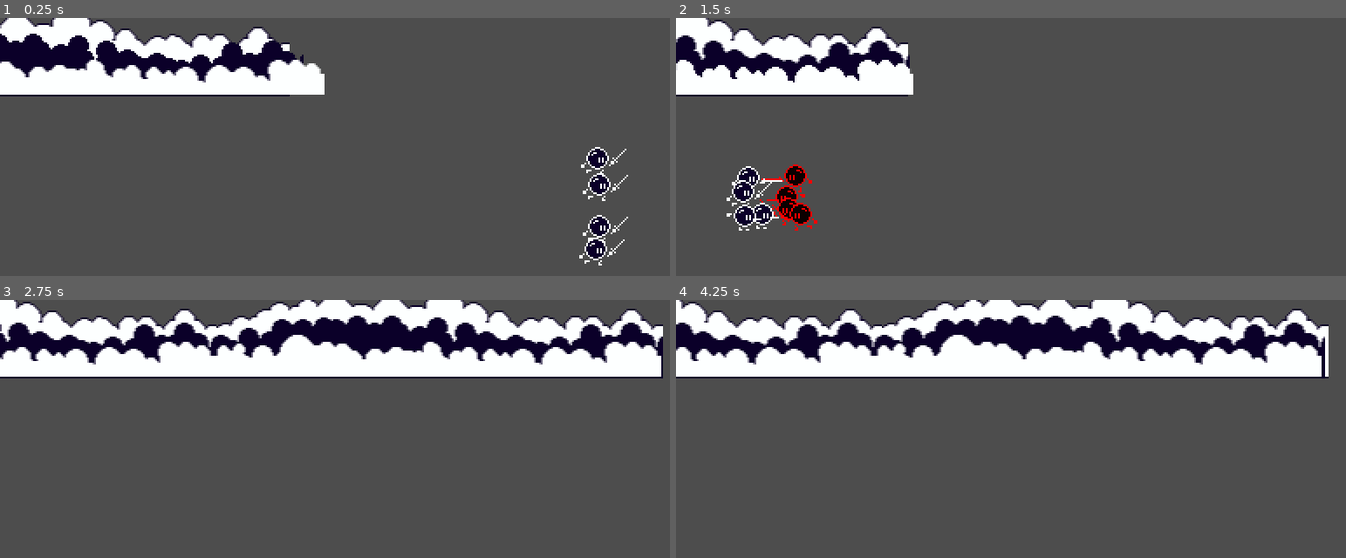
Above: before the commit, frames 1-4 (two rows, left to right).
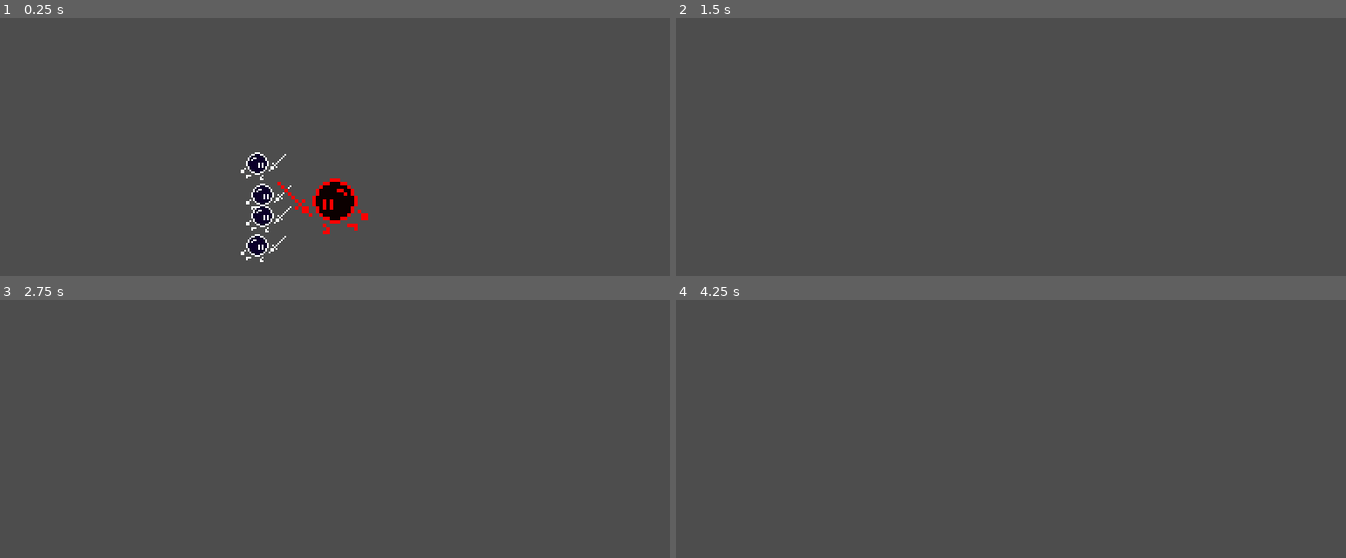
Above: after the commit, the same moments.

Repository: haztro/bubble-game
Game: Godot game, scene res://world/world.tscn
Same seed, same stepped clock (60 frames per second), same inputs: the game is played once before the commit and once after it. This scene is started directly instead of the project's main scene.
Inputs:
- Up to frame 1 (0.25 s): no input
- Up to frame 2 (1.5 s): hold Right (ui_right) 0.53-1.28 s; hold Left (ui_left) from 1.28 s (still down)
- Up to frame 3 (2.75 s): release Left (ui_left) at 2.03 s; hold Right (ui_right) from 2.03 s (still down)
- Up to frame 4 (4.25 s): release Right (ui_right) at 3.53 s; hold Left (ui_left) from 3.53 s (still down)

The runs differ from the first frame. In frame 1, 15% of the frame differs, in the area x 0-94%, y 0-96%; in frame 2, 11%; in frame 3, 26%, in the area x 0-99%, y 0-31%; in frame 4, 25%.

Commit message:
bubble split

Diff:
--- a/game.gd
+++ b/game.gd
@@ -4,7 +4,7 @@
 const ACCELERATION: float = 0.5
 const FRICTION: float = 0.2
 const ATTACK_DISTANCE: float = 20
-const ATTACK_RADIUS_SQR: float = 10
+const ATTACK_RADIUS_SQR: float = 20
 
 var bubbles = {}
 var bubble_id: int = 0
--- a/project.godot
+++ b/project.godot
@@ -30,6 +30,7 @@
 bubble=""
 enemy=""
 human=""
+world=""
 
 [rendering]
 
--- a/units/bubble.gd
+++ b/units/bubble.gd
@@ -4,6 +4,7 @@
 
 @export var speed: float = 50.0
 @export var damage: float = 0.5
+@export_enum('small', 'medium', 'large') var bubble_size = 'small'
 @export var is_enemy: bool = false
 
 @onready var _sprite = get_node("Sprite2D")
@@ -52,6 +53,21 @@
 func die():
 	_fsm.set_process_mode(Node.PROCESS_MODE_DISABLED)
 	anim_player.play("death")
+	var offset1 = position + Vector2(randi_range(-3, 3), randf_range(-3, 3))
+	var offset2 = position + Vector2(randi_range(-3, 3), randf_range(-3, 3))
+
+	match bubble_size:
+		'small':
+			pass
+		'medium':
+
+			get_tree().get_first_node_in_group("world").spawn_bubble(offset1 , "small", is_in_group("enemy"))
+			get_tree().get_first_node_in_group("world").spawn_bubble(offset2, "small", is_in_group("enemy"))
+		'large':
+			get_tree().get_first_node_in_group("world").spawn_bubble(offset1, "medium", is_in_group("enemy"))
+			get_tree().get_first_node_in_group("world").spawn_bubble(offset2, "medium", is_in_group("enemy"))
+
+
 	await anim_player.animation_finished
 	queue_free()
 
--- a/units/bubble.tscn
+++ b/units/bubble.tscn
@@ -8,8 +8,117 @@
 [ext_resource type="Script" path="res://units/states/state_search.gd" id="5_kbu8d"]
 [ext_resource type="Script" path="res://units/states/state_attack.gd" id="6_gvci1"]
 
+[sub_resource type="Animation" id="Animation_a7tb7"]
+resource_name = "idle"
+length = 0.6
+loop_mode = 1
+step = 0.2
+tracks/0/type = "value"
+tracks/0/imported = false
+tracks/0/enabled = true
+tracks/0/path = NodePath("Sprite2D:frame")
+tracks/0/interp = 1
+tracks/0/loop_wrap = true
+tracks/0/keys = {
+"times": PackedFloat32Array(0, 0.2, 0.4, 0.6),
+"transitions": PackedFloat32Array(1, 1, 1, 1),
+"update": 1,
+"values": [0, 1, 2, 3]
+}
+
+[sub_resource type="Animation" id="Animation_8u8e5"]
+length = 0.001
+tracks/0/type = "value"
+tracks/0/imported = false
+tracks/0/enabled = true
+tracks/0/path = NodePath("Sprite2D:frame")
+tracks/0/interp = 1
+tracks/0/loop_wrap = true
+tracks/0/keys = {
+"times": PackedFloat32Array(0),
+"transitions": PackedFloat32Array(1),
+"update": 1,
+"values": [0]
+}
+
+[sub_resource type="Animation" id="Animation_3jxfg"]
+resource_name = "walk"
+length = 0.6
+loop_mode = 1
+step = 0.1
+tracks/0/type = "value"
+tracks/0/imported = false
+tracks/0/enabled = true
+tracks/0/path = NodePath("Sprite2D:frame")
+tracks/0/interp = 1
+tracks/0/loop_wrap = true
+tracks/0/keys = {
+"times": PackedFloat32Array(0, 0.1, 0.2, 0.3, 0.4, 0.5),
+"transitions": PackedFloat32Array(1, 1, 1, 1, 1, 1),
+"update": 1,
+"values": [4, 5, 6, 7, 8, 9]
+}
+
+[sub_resource type="Animation" id="Animation_3y762"]
+resource_name = "attack"
+length = 0.7
+loop_mode = 1
+step = 0.1
+tracks/0/type = "value"
+tracks/0/imported = false
+tracks/0/enabled = true
+tracks/0/path = NodePath("Sprite2D:frame")
+tracks/0/interp = 1
+tracks/0/loop_wrap = true
+tracks/0/keys = {
+"times": PackedFloat32Array(0, 0.1, 0.2, 0.3, 0.4, 0.5, 0.6),
+"transitions": PackedFloat32Array(1, 1, 1, 1, 1, 1, 1),
+"update": 1,
+"values": [10, 11, 12, 13, 14, 15, 16]
+}
+tracks/1/type = "method"
+tracks/1/imported = false
+tracks/1/enabled = true
+tracks/1/path = NodePath(".")
+tracks/1/interp = 1
+tracks/1/loop_wrap = true
+tracks/1/keys = {
+"times": PackedFloat32Array(0.4),
+"transitions": PackedFloat32Array(1),
+"values": [{
+"args": [],
+"method": &"attack"
+}]
+}
+
+[sub_resource type="Animation" id="Animation_0nahq"]
+resource_name = "death"
+length = 0.4
+step = 0.05
+tracks/0/type = "value"
+tracks/0/imported = false
+tracks/0/enabled = true
+tracks/0/path = NodePath("Sprite2D:frame")
+tracks/0/interp = 1
+tracks/0/loop_wrap = true
+tracks/0/keys = {
+"times": PackedFloat32Array(0, 0.05, 0.1, 0.15, 0.2, 0.25, 0.3, 0.35),
+"transitions": PackedFloat32Array(1, 1, 1, 1, 1, 1, 1, 1),
+"update": 1,
+"values": [17, 18, 19, 20, 21, 22, 23, 34]
+}
+
+[sub_resource type="AnimationLibrary" id="AnimationLibrary_t5oi4"]
+_data = {
+"RESET": SubResource("Animation_8u8e5"),
+"attack": SubResource("Animation_3y762"),
+"death": SubResource("Animation_0nahq"),
+"idle": SubResource("Animation_a7tb7"),
+"walk": SubResource("Animation_3jxfg")
+}
+
 [sub_resource type="CircleShape2D" id="CircleShape2D_jok2q"]
-radius = 4.0
+radius = 5.0
 
 [node name="bubble" type="CharacterBody2D" groups=["bubble"]]
 script = ExtResource("1_gf67b")
@@ -43,6 +152,10 @@
 move_state = NodePath("../StateMove")
 
 [node name="AnimationPlayer" type="AnimationPlayer" parent="."]
+libraries = {
+"": SubResource("AnimationLibrary_t5oi4")
+}
 
 [node name="CollisionShape2D" type="CollisionShape2D" parent="."]
+position = Vector2(0, 2)
 shape = SubResource("CircleShape2D_jok2q")
--- /dev/null
+++ b/units/bubble_large.tscn
@@ -0,0 +1,11 @@
+[gd_scene load_steps=3 format=3 uid="uid://cf7ldb8ee2b6m"]
+
+[ext_resource type="PackedScene" uid="uid://568kua6fped3" path="res://units/bubble.tscn" id="1_85i1e"]
+[ext_resource type="Texture2D" uid="uid://buqjjmghoic2u" path="res://assets/characters/bubble-big-Sheet.png" id="2_vfhwh"]
+
+[node name="bubble_large" instance=ExtResource("1_85i1e")]
+bubble_size = "large"
+
+[node name="Sprite2D" parent="." index="0"]
+position = Vector2(0, -11)
+texture = ExtResource("2_vfhwh")
--- /dev/null
+++ b/units/bubble_medium.tscn
@@ -0,0 +1,11 @@
+[gd_scene load_steps=3 format=3 uid="uid://cirm8f55t1yoy"]
+
+[ext_resource type="PackedScene" uid="uid://568kua6fped3" path="res://units/bubble.tscn" id="1_nw35p"]
+[ext_resource type="Texture2D" uid="uid://chmt4xdbeo0pk" path="res://assets/characters/bubble-medium-Sheet.png" id="2_wxdy8"]
+
+[node name="bubble_medium" instance=ExtResource("1_nw35p")]
+bubble_size = "medium"
+
+[node name="Sprite2D" parent="." index="0"]
+position = Vector2(0, -6)
+texture = ExtResource("2_wxdy8")
--- a/units/states/state_attack.gd
+++ b/units/states/state_attack.gd
@@ -16,6 +16,7 @@
 func process(delta):
 	if _entity.target != null:
 		if _entity.position.distance_squared_to(_entity.destination) > Game.ATTACK_RADIUS_SQR:
+			await _entity.anim_player.animation_finished
 			_fsm.set_state(move_state.name)
 	else:
 		_fsm.set_state(search_state.name)
--- a/units/states/state_search.gd
+++ b/units/states/state_search.gd
@@ -20,8 +20,10 @@
 	elif _entity.is_in_group("human"):
 		enemies = get_tree().get_nodes_in_group("enemy")
 
-	if not enemies.is_empty():
-		target = enemies.pick_random()
+	var smallest_distance = INF
+	for e in enemies:
+		if _entity.position.distance_squared_to(e.position) < smallest_distance:
+			target = e
 
 	if target != null:
 		_entity.target = target
--- a/world/world.gd
+++ b/world/world.gd
@@ -1,4 +1,9 @@
 extends Node2D
+
+
+var bubble_small_scene = preload("res://units/bubble_small.tscn")
+var bubble_medium_scene = preload("res://units/bubble_medium.tscn")
+var bubble_large_scene = preload("res://units/bubble_large.tscn")
 
 
 # Called when the node enters the scene tree for the first time.
@@ -9,3 +14,17 @@
 # Called every frame. 'delta' is the elapsed time since the previous frame.
 func _process(delta: float) -> void:
 	pass
+
+
+func spawn_bubble(bubble_pos, bubble_size, is_enemy):
+	var bubble = null
+	if bubble_size == 'small':
+		bubble = bubble_small_scene.instantiate()
+	elif bubble_size == 'medium':
+		bubble = bubble_medium_scene.instantiate()
+	elif bubble_size == 'large':
+		bubble = bubble_large_scene.instantiate()
+
+	bubble.is_enemy = is_enemy
+	bubble.position = bubble_pos
+	add_child(bubble)
--- a/world/world.tscn
+++ b/world/world.tscn
@@ -6,26 +6,11 @@
 [ext_resource type="Script" path="res://world/camera_2d.gd" id="3_s5lb3"]
 [ext_resource type="Texture2D" uid="uid://c6n3pfapjfxar" path="res://assets/environment/mountain2.png" id="4_a1vps"]
 [ext_resource type="Texture2D" uid="uid://blnoq1hry8eod" path="res://assets/environment/mountain1.png" id="5_78stl"]
+[ext_resource type="PackedScene" uid="uid://cf7ldb8ee2b6m" path="res://units/bubble_large.tscn" id="7_wda83"]
 
-[node name="world" type="Node2D"]
+[node name="world" type="Node2D" groups=["world"]]
 y_sort_enabled = true
 script = ExtResource("1_k30sl")
-
-[node name="bubble5" parent="." groups=["enemy"] instance=ExtResource("2_x5ge1")]
-position = Vector2(57, -26)
-is_enemy = true
-
-[node name="bubble6" parent="." groups=["enemy"] instance=ExtResource("2_x5ge1")]
-position = Vector2(58, -6)
-is_enemy = true
-
-[node name="bubble7" parent="." groups=["enemy"] instance=ExtResource("2_x5ge1")]
-position = Vector2(57, 14)
-is_enemy = true
-
-[node name="bubble8" parent="." groups=["enemy"] instance=ExtResource("2_x5ge1")]
-position = Vector2(58, 34)
-is_enemy = true
 
 [node name="bubble" parent="." groups=["human"] instance=ExtResource("2_x5ge1")]
 position = Vector2(-48, -28)
@@ -40,10 +25,10 @@
 position = Vector2(-48, 36)
 
 [node name="Camera2D" type="Camera2D" parent="."]
-position = Vector2(-192, 0)
 script = ExtResource("3_s5lb3")
 
 [node name="cloud1" type="Parallax2D" parent="."]
+visible = false
 scroll_scale = Vector2(0.1, 1)
 repeat_size = Vector2(256, 0)
 repeat_times = 2
@@ -52,6 +37,7 @@
 texture = ExtResource("3_i4clw")
 
 [node name="cloud2" type="Parallax2D" parent="."]
+visible = false
 scroll_scale = Vector2(0.12, 1)
 repeat_size = Vector2(256, 0)
 repeat_times = 2
@@ -60,9 +46,13 @@
 texture = ExtResource("4_a1vps")
 
 [node name="cloud3" type="Parallax2D" parent="."]
+visible = false
 scroll_scale = Vector2(0.15, 1)
 repeat_size = Vector2(256, 0)
 repeat_times = 2
 
 [node name="Sprite2D" type="Sprite2D" parent="cloud3"]
 texture = ExtResource("5_78stl")
+
+[node name="bubble_large" parent="." instance=ExtResource("7_wda83")]
+is_enemy = true
Not shown: 1 places in units/bubble.tscn that only renumber resources
Not shown: 1 places in world/world.tscn that only renumber resources
